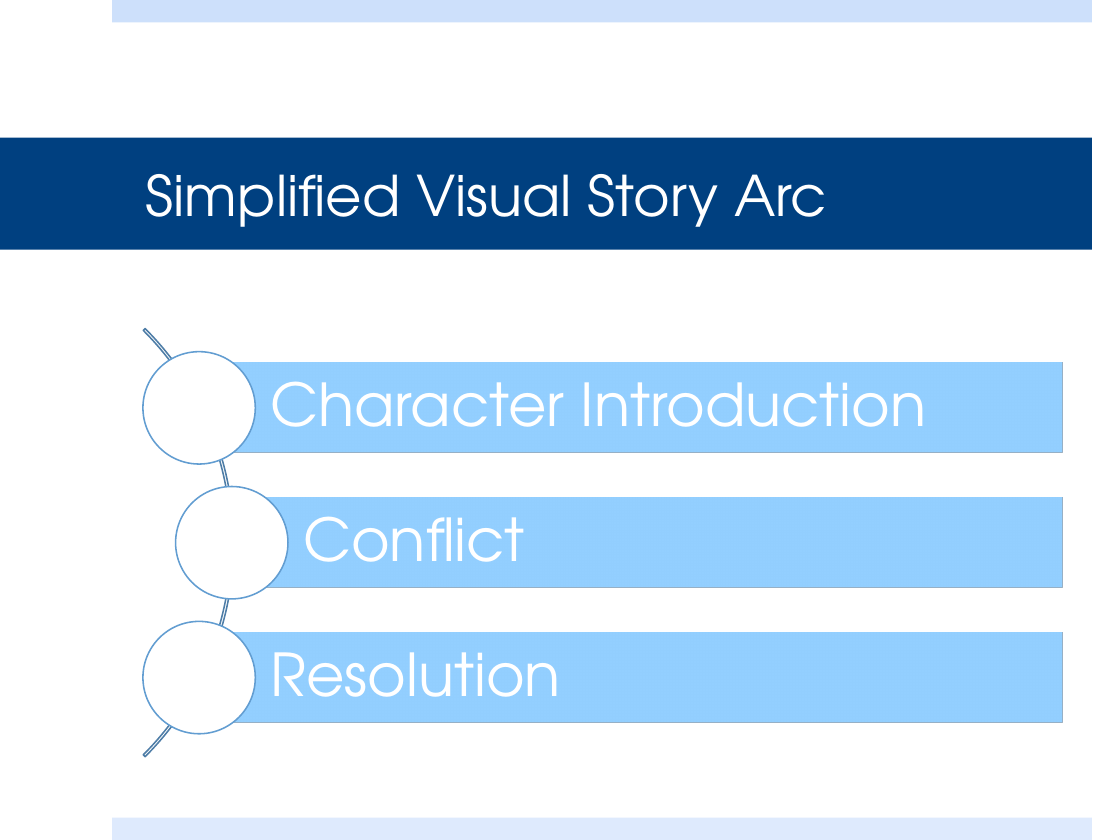
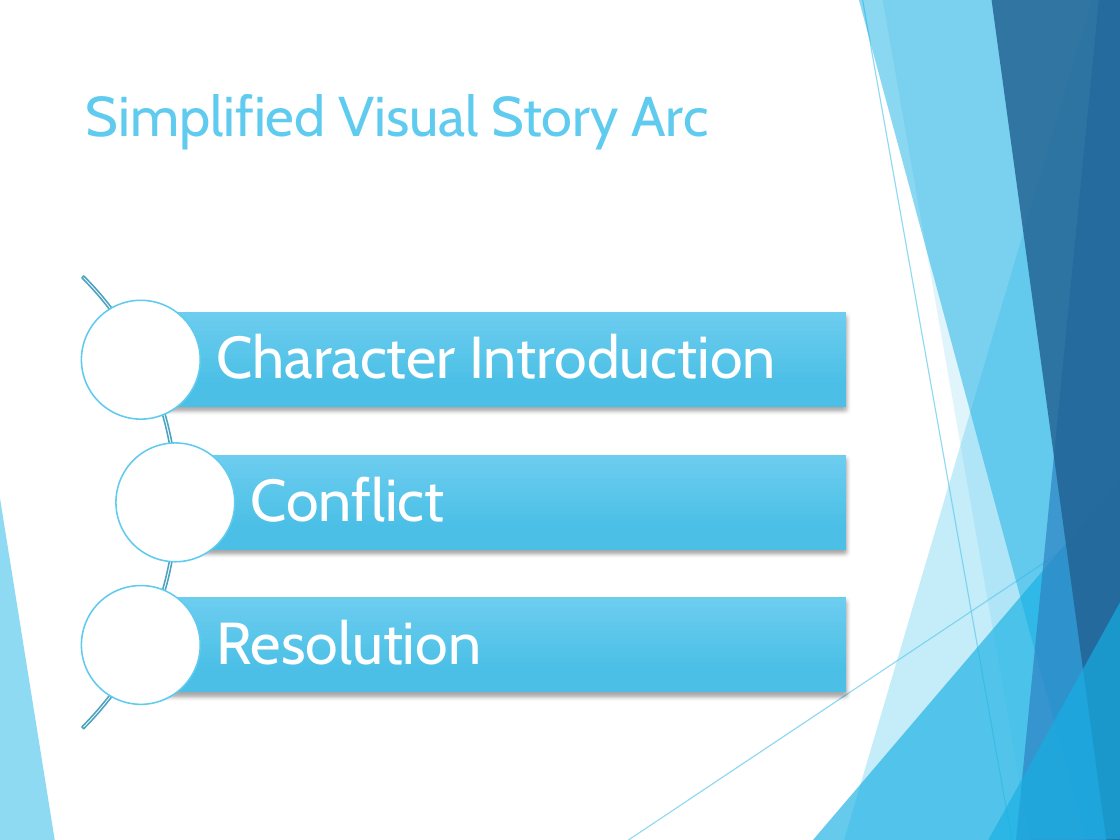
Before and after one commit to steven-king/mj487, a slide deck: slide 6 of Class08_sliders/EditingForClicks.pptx. Drawn at 1120x840 pixels with LibreOffice and Linux fonts; fonts in the diff are those of the drawing. Boxes give left, top, right and bottom in pixels: in the first picture for what was removed or moved away, otherwise in the second. Text is boxed around its words. In the diff, an @@ line names an element or a change of style, - is before the commit and + after.

```diff
--- a/Class08_sliders/EditingForClicks.pptx
+++ b/Class08_sliders/EditingForClicks.pptx
@@ rectangle removed at (112, 0, 1092, 22) @@
@@ title "Simplified Visual Story Arc": place and size @@
-title "Simplified Visual Story Arc" at (0, 138, 1092, 250)
+title "Simplified Visual Story Arc" at (86, 94, 708, 148)
@@ title "Simplified Visual Story Arc" at (86, 94, 708, 148): font TeX Gyre Adventor to Cabin, text colour #FFFFFF to #5FCBEF; vertical alignment middle to top; fill #004080 to none @@
@@ arch (boxed as its full ring): place and size @@
-arch (boxed as its full ring) at (0, 240, 234, 840)
+arch (boxed as its full ring) at (0, 183, 178, 823)
@@ arch (boxed as its full ring) at (0, 183, 178, 823): outline #4E7EA7 1 pt to #4CA3BF 1 pt @@
@@ outline #629DD1 1 pt to #5FCBEF 1 pt in 3 elements at (82, 586, 200, 704), (116, 442, 235, 561), (82, 300, 200, 419) @@
@@ ellipse: place and size @@
-ellipse at (143, 352, 255, 464)
+ellipse at (82, 300, 200, 419)
@@ font TeX Gyre Adventor to Cabin in 3 elements at (216, 619, 481, 665), (251, 476, 445, 522), (216, 333, 776, 379) @@
@@ text "Character Introduction": place and size @@
-text "Character Introduction" at (270, 381, 927, 454)
+text "Character Introduction" at (216, 333, 776, 379)
@@ rectangle added at (141, 312, 846, 408), fill gradient #6CCDF0 to #4BC0E6 @@
@@ rectangle removed at (199, 363, 1063, 452) @@
@@ ellipse: place and size @@
-ellipse at (176, 486, 288, 598)
+ellipse at (116, 442, 235, 561)
@@ text "Conflict": place and size @@
-text "Conflict" at (303, 516, 525, 589)
+text "Conflict" at (251, 476, 445, 522)
@@ rectangle added at (176, 455, 847, 550), fill gradient #6CCDF0 to #4BC0E6 @@
@@ rectangle removed at (232, 497, 1063, 587) @@
@@ ellipse: place and size @@
-ellipse at (143, 622, 255, 734)
+ellipse at (82, 586, 200, 704)
@@ text "Resolution": place and size @@
-text "Resolution" at (270, 652, 560, 724)
+text "Resolution" at (216, 619, 481, 665)
@@ rectangle added at (141, 597, 846, 692), fill gradient #6CCDF0 to #4BC0E6 @@
@@ group added at (0, 0, 1120, 840): 8 freeform shapes, 2 lines @@
@@ rectangle removed at (199, 633, 1063, 722) @@
@@ rectangle removed at (112, 818, 1092, 840) @@
```
Also in this commit, not shown: 19 other slides changed, 5 slides added, 5 slides removed, 2 other files.
